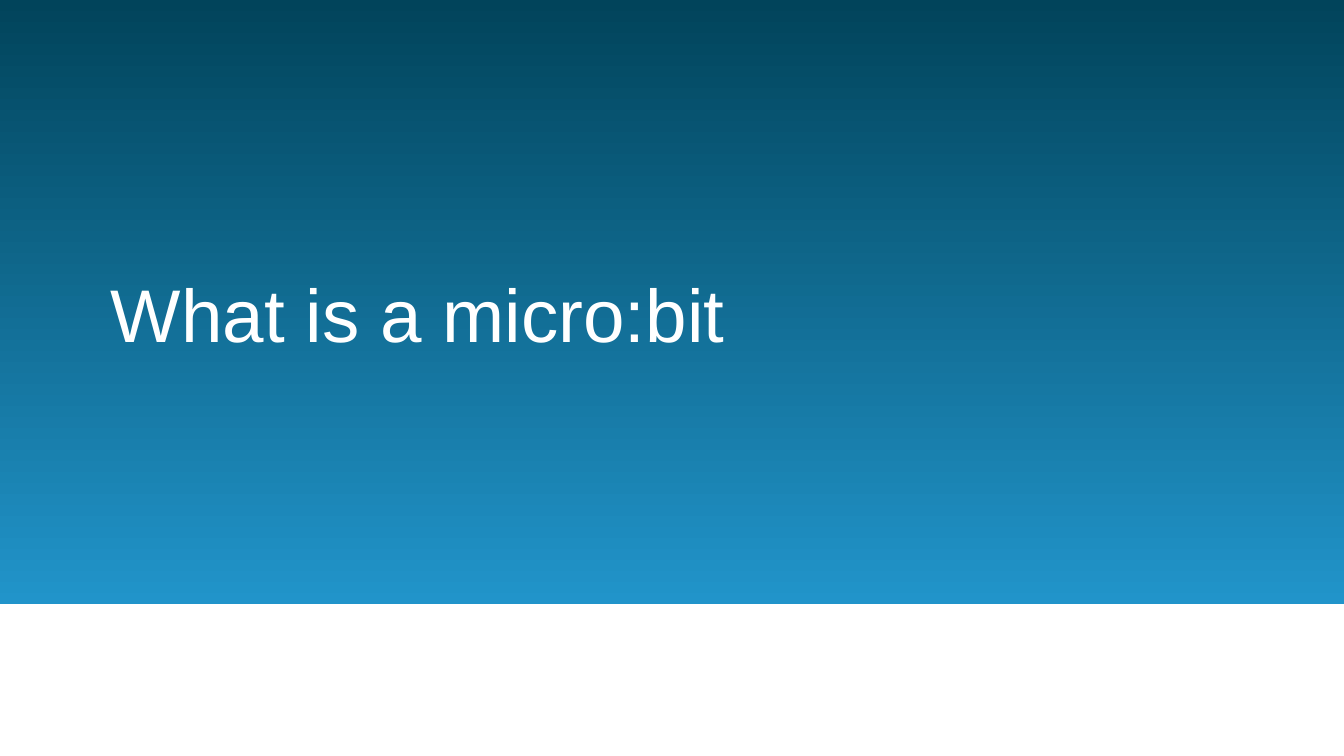
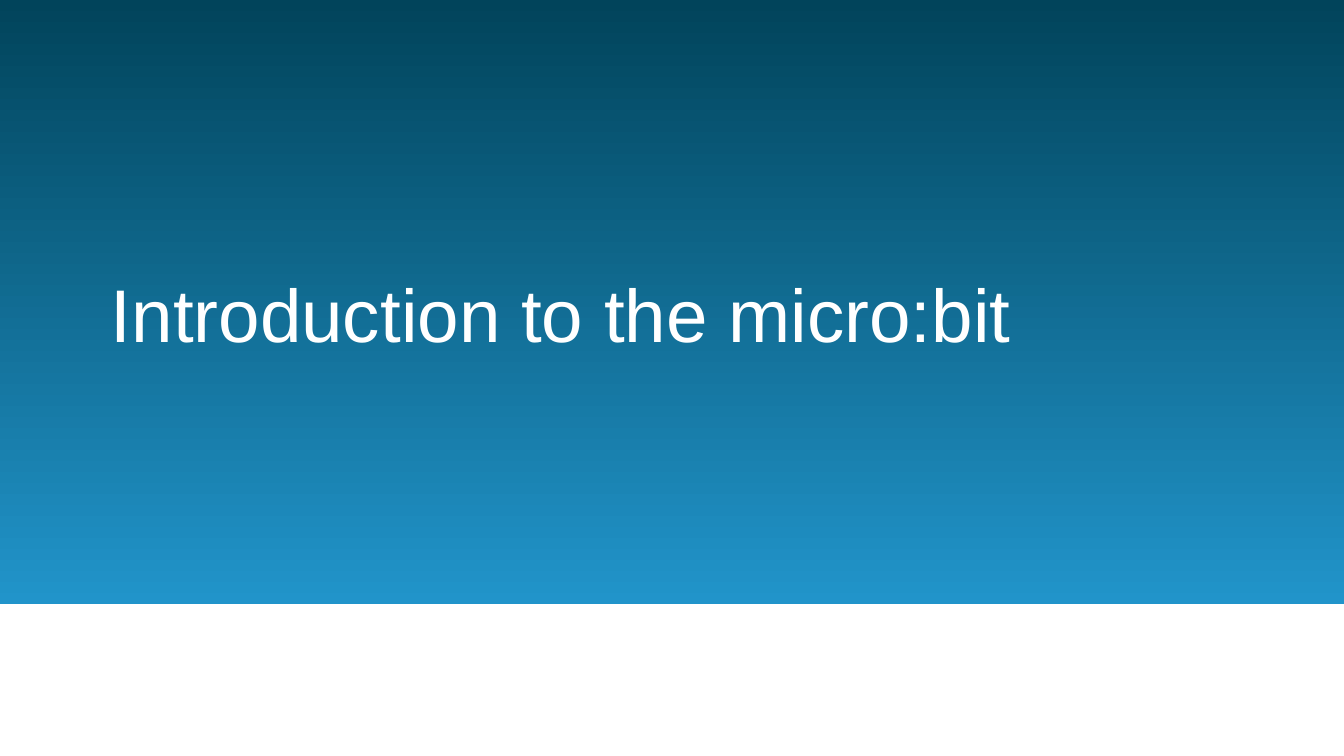
Before and after one commit to nicolehaugen/microbit, a slide deck: slide 1 of micro-bit.pptx. Drawn at 1344x756 pixels with LibreOffice and Linux fonts; fonts in the diff are those of the drawing; background and template pictures are left out. Boxes give left, top, right and bottom in pixels: in the first picture for what was removed or moved away, otherwise in the second. Text is boxed around its words. In the diff, an @@ line names an element or a change of style, - is before the commit and + after.

```diff
--- a/micro-bit.pptx
+++ b/micro-bit.pptx
@@ text at <box>111,288,1010,343</box>: text changed @@
-What is a micro:bit
+Introduction to the micro:bit
```
Also in this commit, not shown: 1 other slide changed, 2 slides added.
